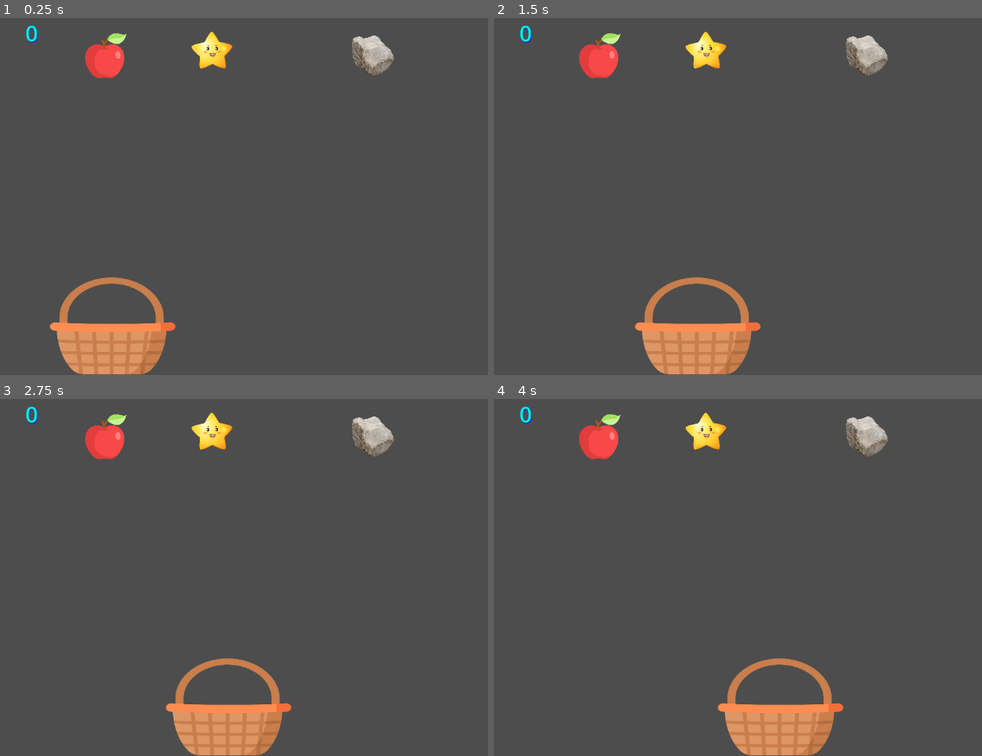
Above: before the commit, frames 1-4 (two rows, left to right).
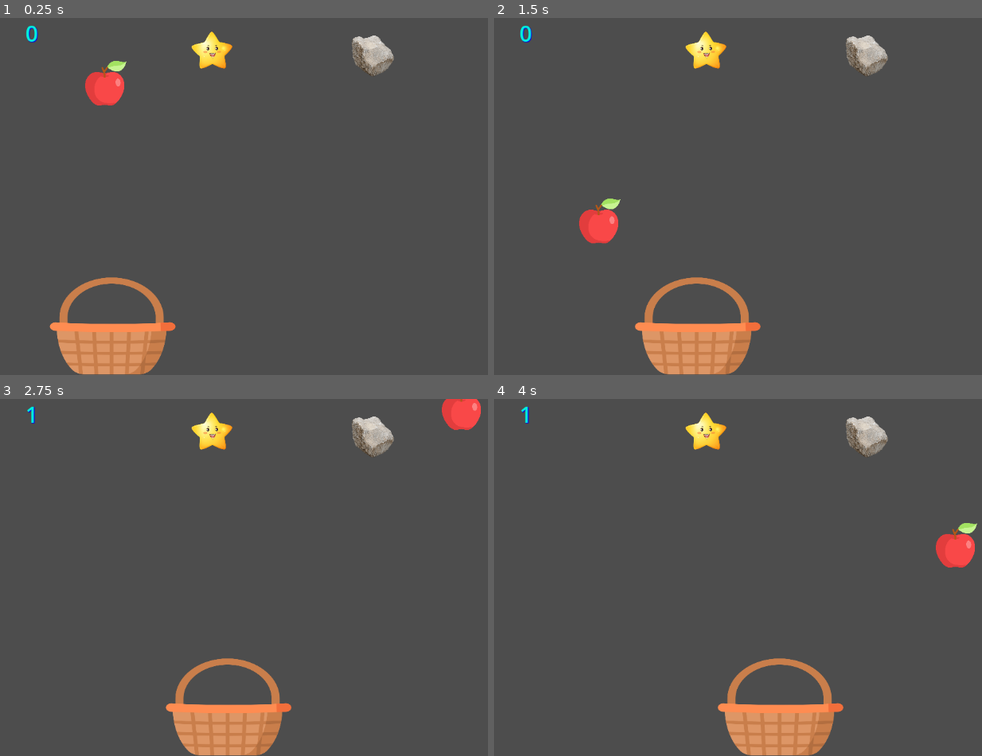
Above: after the commit, the same moments.

Repository: KhanakKRDS/apple_basket_2025
Game: Godot game, scene res://better_apples.tscn
Two runs of this game, one before a commit and one after it. Both use one fixed random seed, a clock stepped at 60 frames per second and the inputs below.
Inputs:
- Up to frame 1 (0.25 s): no input
- Up to frame 2 (1.5 s): hold Right 0.53-1.28 s; hold Left from 1.28 s (still down)
- Up to frame 3 (2.75 s): release Left at 2.03 s; hold Right from 2.03 s (still down)
- Up to frame 4 (4 s): release Right at 3.53 s; hold Left from 3.53 s (still down)

The runs differ from the first frame. In frame 1, 1.3% of the frame differs, in the area x 17-26%, y 4-25%; in frame 2, 1.5%; in frame 3, 1.4%; in frame 4, 1.6%, in the area x 5-100%, y 2-48%.
Error before the commit: Parse Error: Too many arguments for "randi()" call. Expected at most 0 but received 1. (res://better_apple.gd:15)

Commit message:
trying to add multiple apples at the same time
At random x position, but it is not working yet

Diff:
--- a/apple-catcher/better_apple.gd
+++ b/apple-catcher/better_apple.gd
@@ -1,4 +1,8 @@
 extends CharacterBody2D
+var apple = ("/root/BetterApples/apple/apple_image")
+var min_x = 20
+var max_x = 1150
+
 
 func _ready():
 	velocity = Vector2(0, 200) # x and y position
@@ -11,6 +15,7 @@
 
 	move_and_slide()
 func _multiple_apples():
-	var apple =  get_node("/root/BetterApples/appple/apple-image")
-	for i in randi(apple):
-			pass
+	var new_apple =  apple
+	var random_x = randf_range(min_x, max_x)
+
+	new_apple.position = Vector2(random_x,position.y >600)
--- a/apple-catcher/better_apples.tscn
+++ b/apple-catcher/better_apples.tscn
@@ -8,7 +8,7 @@
 [ext_resource type="Texture2D" uid="uid://c7j3dc3f8yh4i" path="res://stone.png" id="6_vio3b"]
 
 [sub_resource type="CircleShape2D" id="CircleShape2D_mscbv"]
-radius = 42.520584
+radius = 53.15073
 
 [sub_resource type="CapsuleShape2D" id="CapsuleShape2D_glxhr"]
 radius = 55.96112
